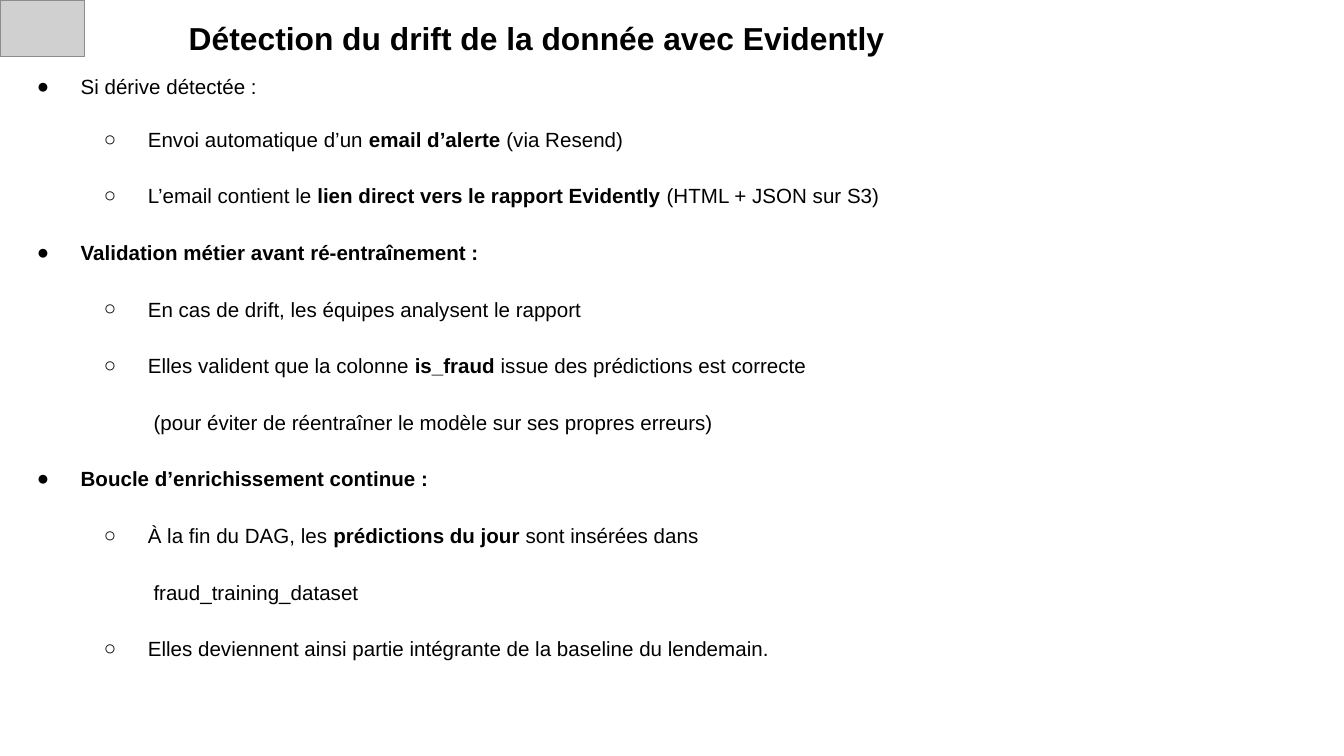
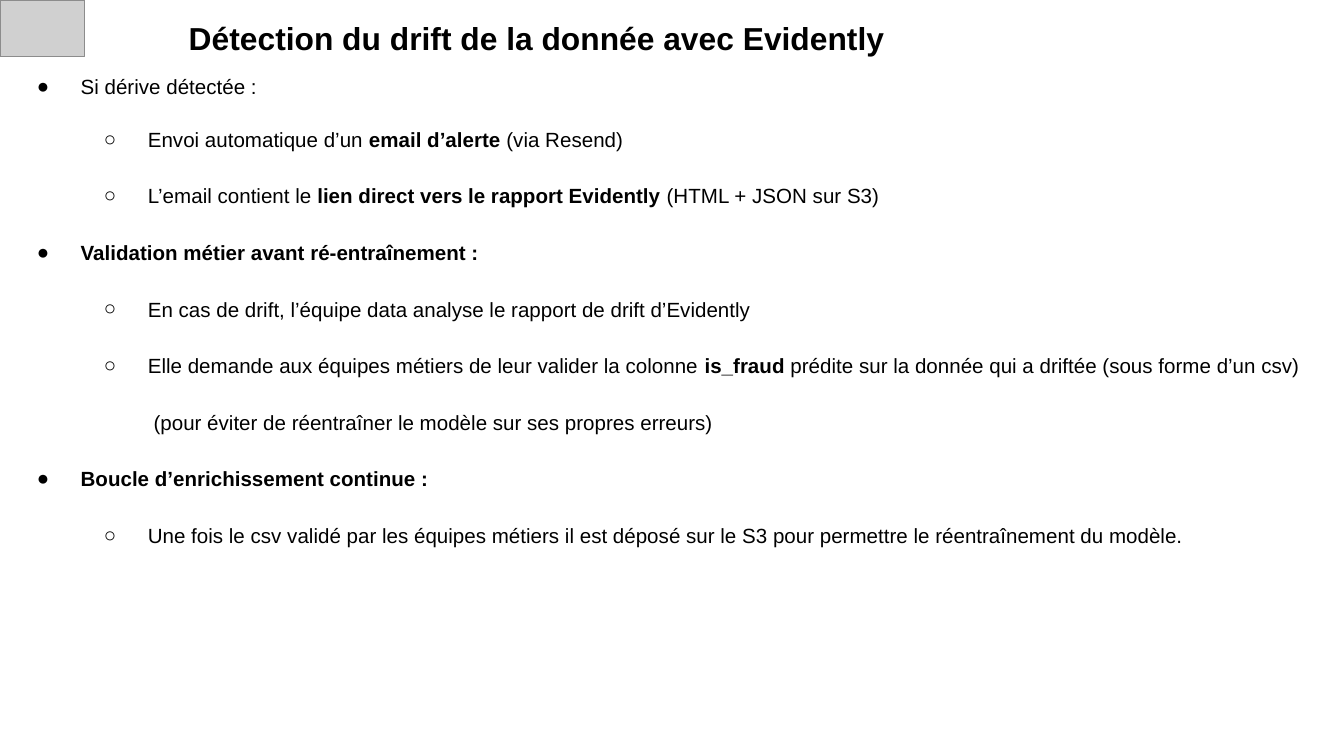
Before and after one commit to aurelienchalm/LDS_block_3_lead, a slide deck: slide 13 of LDS_Block_3_Lead.pptx. Drawn at 1344x756 pixels with LibreOffice and Linux fonts; fonts in the diff are those of the drawing; grey boxes stand for pictures. Boxes give left, top, right and bottom in pixels: in the first picture for what was removed or moved away, otherwise in the second. Text is boxed around its words. In the diff, an @@ line names an element or a change of style, - is before the commit and + after.

```diff
--- a/LDS_Block_3_Lead.pptx
+++ b/LDS_Block_3_Lead.pptx
@@ title at (x1=148, y1=302, x2=1299, y2=435): text changed @@
-  ○ En cas de drift, les équipes analysent le rapport
-  ○ Elles valident que la colonne is_fraud issue des prédictions est correcte
-    (pour éviter de réentraîner le modèle sur ses propres erreurs)
+  ○ En cas de drift, l’équipe data analyse le rapport de drift d’Evidently
+  ○ Elle demande aux équipes métiers de leur valider la colonne is_fraud prédite sur la donnée qui a driftée (sous forme d’un csv)
+    (pour éviter de réentraîner le modèle sur ses propres erreurs)
@@ title at (x1=148, y1=528, x2=1182, y2=548): text changed @@
-  ○ À la fin du DAG, les prédictions du jour sont insérées dans
-    fraud_training_dataset
-  ○ Elles deviennent ainsi partie intégrante de la baseline du lendemain.
+  ○ Une fois le csv validé par les équipes métiers il est déposé sur le S3 pour permettre le réentraînement du modèle.
```
Also in this commit, not shown: 11 other slides changed, 2 other files.
